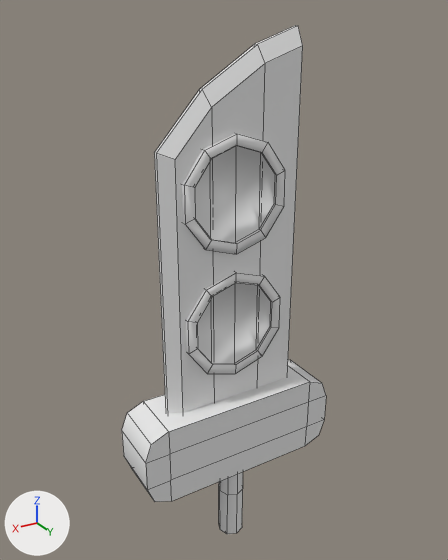
Renders of the FBX model Assets/Models/Sword.fbx from each side of a commit.
Camera for both pictures: a 50 mm camera at (1.992, 1.28, 1.491) aimed at (1.193, -0.052, 0.825). Arrows for +X, +Y and +Z are at lower left; the lights stay in place. Mesh edges are drawn as thin lines. Where no turn or scale is listed for an object, it has been applied to the vertices.

In view in the first picture: 'Sword'.
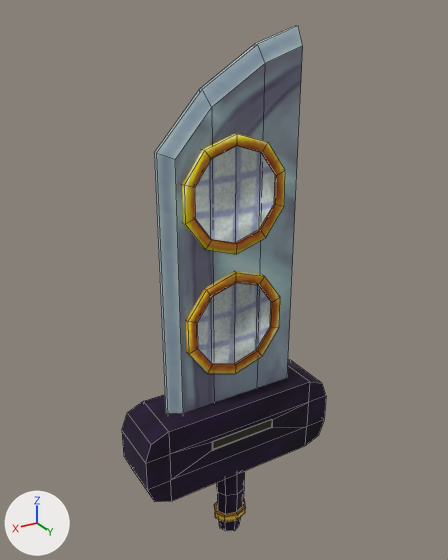
The newer file is also turned or shifted as a whole; pictures and numbers use the older file's frame.

Changed parts and their boxes [x1, y1, x2, y2] in the pictures (448 x 560 px):
'Sword', reshaped
    before: [122, 26, 326, 534]
    after: [122, 26, 326, 531]
part 1 of me_sword, built on
    before: [170, 403, 308, 534]
    after: [170, 403, 308, 531]
part 2 of me_sword, recoloured
    both: [122, 26, 326, 502]

What changed in the scene script:
```text
Add img_playerbasecolor_png:
    img_playerbasecolor_png = load_image('PlayerBaseColor.png', '../Sprites/PlayerBaseColor.png', 2048, 2048, 'sRGB')
Add mat_playermat:
    mat_playermat = principled_material('PlayerMat')
    mat_playermat.texture = img_playerbasecolor_png
    mat_playermat.roughness = 1.0
Change me_sword:
    used by ob_sword; location = (1.201, 0.0, 0.157)
    remove me_sword.from_pydata(...)  # 194 vertices, 160 faces; spans x -0.288..0.305, y -0.112..0.079, z -0.156..1.307
    add me_sword.from_pydata(...)  # 338 vertices, 300 faces; spans x -0.288..0.305, y -0.112..0.08, z -0.156..1.307
    me_sword part 1
    6 vertices are removed from x -0.038..0.038, y -0.027..0.027, z 0.0
    17 faces are deleted
    15 vertices move from x -0.038..0.038, y -0.038..0.038, z -0.156..0.156 to x -0.047..0.047, y -0.038..0.027, z -0.156..0.156
    73 vertices are added at x -0.09..0.06, y -0.049..0.08, z -0.102..0.263
    8 new vertices lie (0.198, 0.0, 0.0) away from vertices in x -0.09, y -0.016..0.08, z 0.234..0.263
    5 new vertices lie (0.0, 0.0, 0.023) away from vertices in x -0.041..0.041, y -0.035..0.049, z 0.088
    95 new faces join them
    me_sword part 2: 143 faces spanning x -0.288..0.305, y -0.112..0.079, z -0.156..1.307 switch from no material to mat_playermat (picture img_playerbasecolor_png)
```
